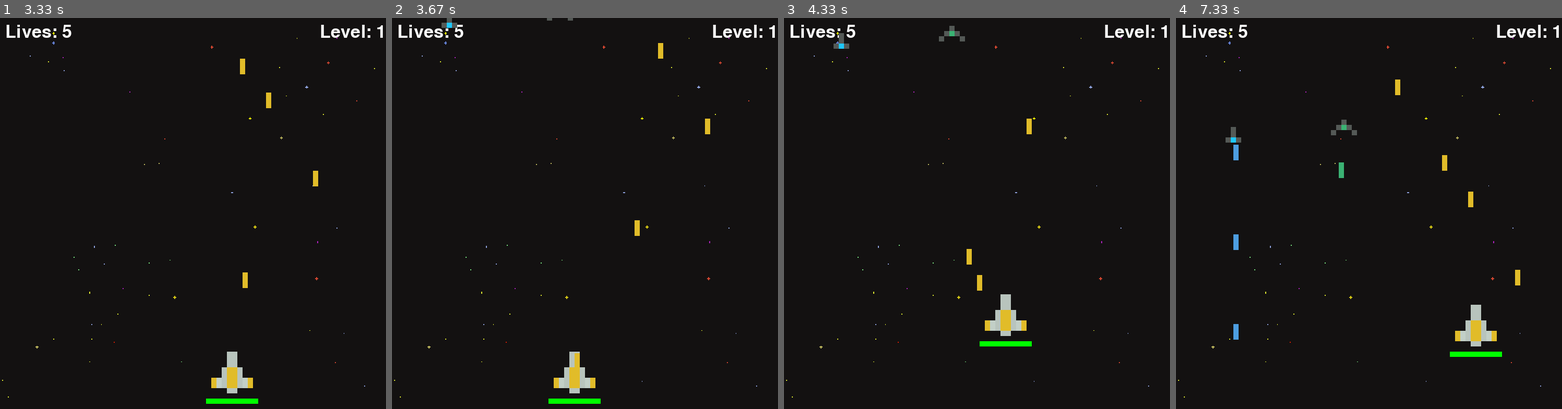
Above: before the commit, frames 1-4 (left to right).
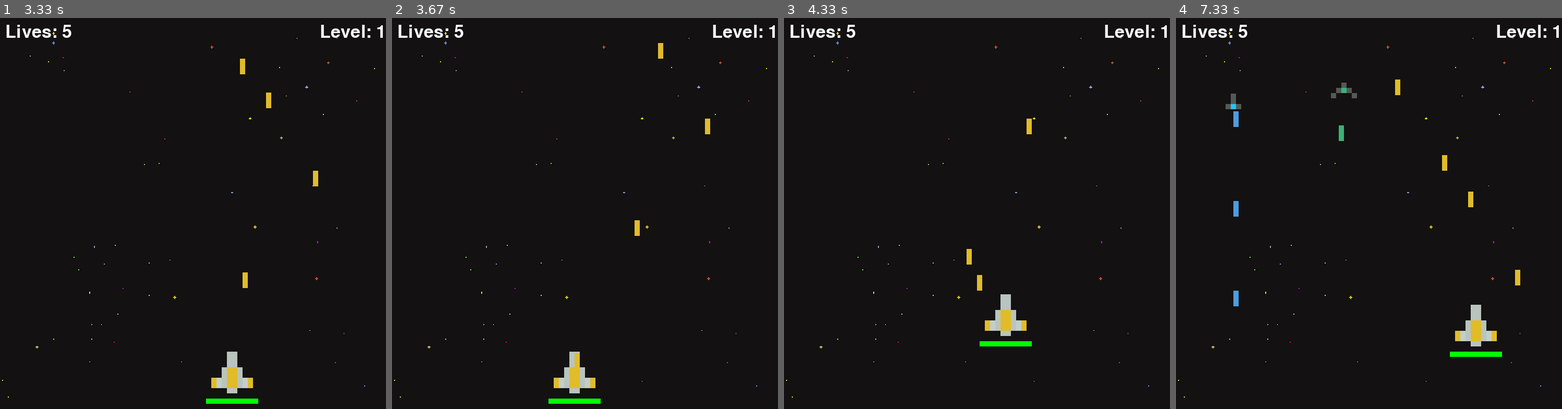
Above: after the commit, the same moments.

Repository: Harsh-2909/Space-Shooter-Pygame
Game: pygame game, started from main.py
Same seed, same stepped clock (60 frames per second), same inputs: the game is played once before the commit and once after it.
Inputs:
- Up to frame 1 (3.33 s): click "Level: 0" at 0.38 s; tap Space at 0.67, 1.07, 1.37, 1.57, 1.9, 2.2, 2.4, 2.7, 2.97, 3.3 s; hold Right 1-1.47 s; hold Up 1.5-1.8 s; hold Right 1.83-2.3 s; hold Left 2.33-2.87 s; hold Down 2.9-3.2 s; hold Left from 3.23 s (still down)
- Up to frame 2 (3.67 s): tap Space at 3.6 s; release Left at 3.63 s
- Up to frame 3 (4.33 s): hold Up 3.67-4.03 s; tap Space at 3.73, 4.13 s; hold Right from 4.07 s (still down)
- Up to frame 4 (7.33 s): tap Space at 4.43, 4.8, 5.2, 5.5, 5.7, 6, 6.2, 6.53, 6.83, 7.03 s; release Right at 4.7 s; hold Down 4.73-5.1 s; hold Left 5.13-5.6 s; hold Right 5.63-6.1 s; hold Up 6.13-6.43 s; hold Right 6.47-6.93 s; hold Left from 6.97 s (still down)

Frame 1 is identical in both runs. In frame 2, less than 0.1% of the frame differs, in the area x 12-47%, y 0-3%; in frame 3, 0.2%; in frame 4, 0.8%, in the area x 12-47%, y 16-83%.

Commit message:
Adjusted the difficulty to make it slightly easier

Diff:
--- a/main.py
+++ b/main.py
@@ -155,7 +155,6 @@
     lost = False
     lost_count = 0
     FPS = 60
-    score = 0
     level = 0
     lives = 5
     PLAYER_VEL = 5
@@ -211,7 +210,7 @@
             level += 1
             wave_length += 5
             for _ in range(wave_length):
-                enemy = Enemy(random.randrange(50, WIDTH-100), random.randrange(-1000, -100), random.choice(["red", "green", "blue"]))
+                enemy = Enemy(random.randrange(50, WIDTH-100), random.randrange(-1500 *(1+level//4), -100), random.choice(["red", "green", "blue"]))
                 enemies.append(enemy)
 
         for event in pygame.event.get():
